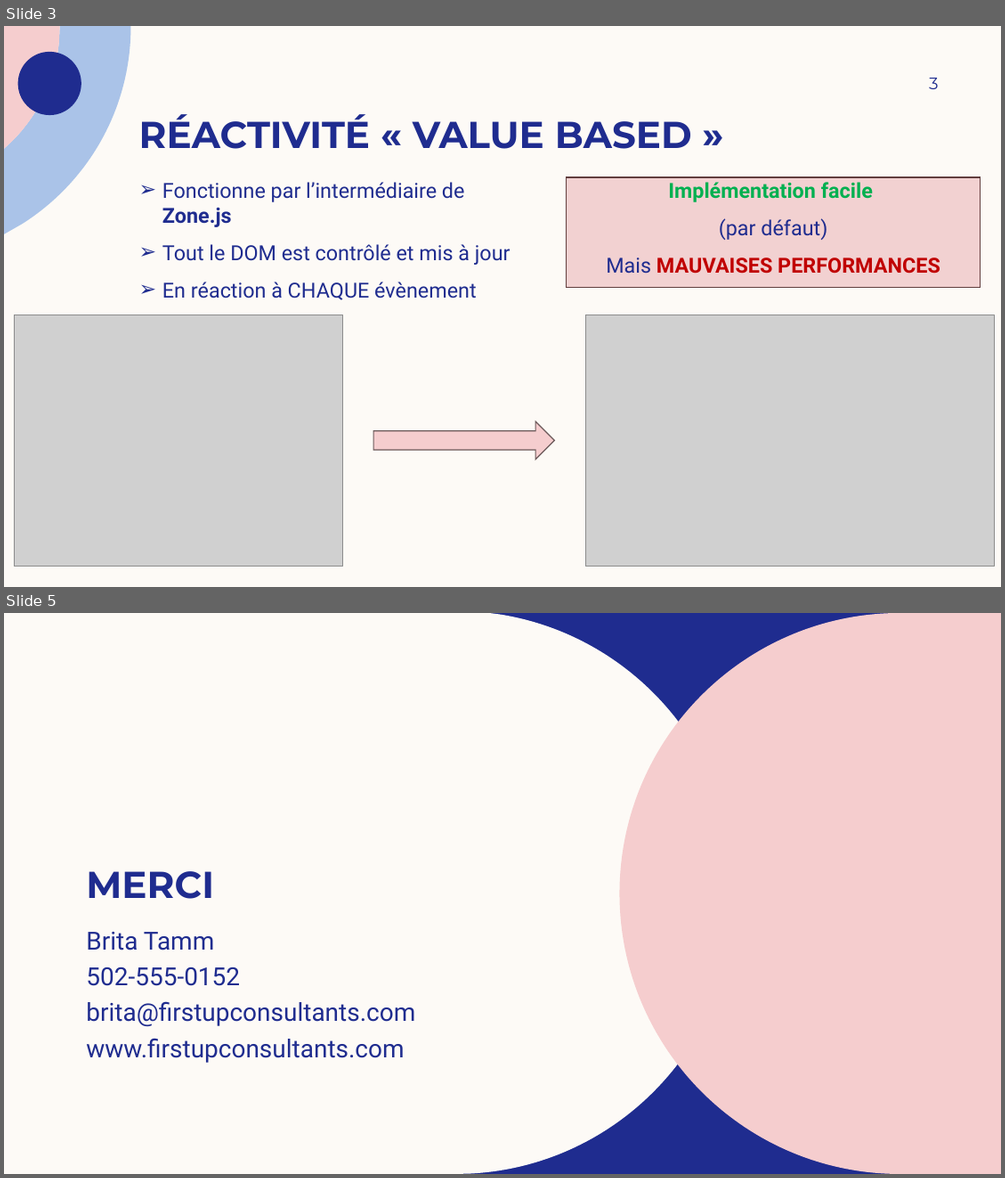
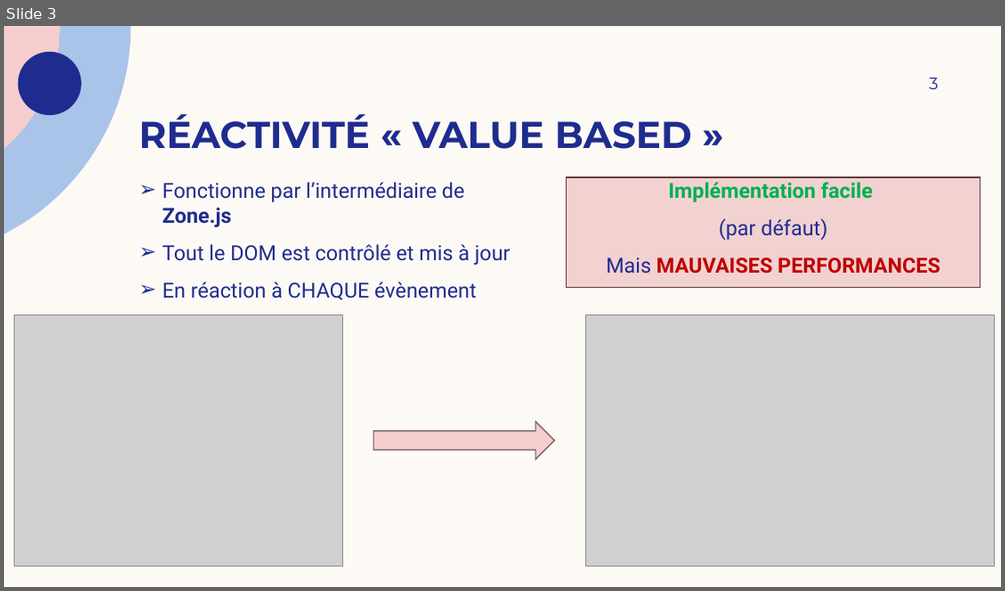
Before and after one commit to JeromeD1/angular-signaux, a slide deck: Angular signals - présentation.pptx. Shown one above the other, each under a label of ours: slides 3 and 5 before the commit, slide 3 after it; the slides between them are not shown. The pictures are 1005x1178 and 1005x591 pixels, drawn with LibreOffice and Linux fonts; fonts in the diff are those of the drawing; grey boxes stand for pictures; background and template pictures are left out. Boxes give left, top, right and bottom in pixels: in the first picture for what was removed or moved away, otherwise in the second. Text is boxed around its words. In the diff, an @@ line names an element or a change of style, - is before the commit and + after.

```diff
--- a/Angular signals - présentation.pptx
+++ b/Angular signals - présentation.pptx
@@ slide 5 removed at (4, 613, 1001, 1174), background #1F2C8F @@
@@ freeform shape removed at (4, 613, 736, 1174) @@
@@ freeform shape removed at (619, 613, 1001, 1174) @@
@@ title removed at (86, 871, 214, 899) @@
-MERCI
@@ subtitle removed at (86, 932, 415, 1062) @@
-Brita Tamm
-502-555-0152
-brita@firstupconsultants.com
-www.firstupconsultants.com
```
Also in this commit, not shown: 1 slide changed, 12 slides added, 2 other files.
